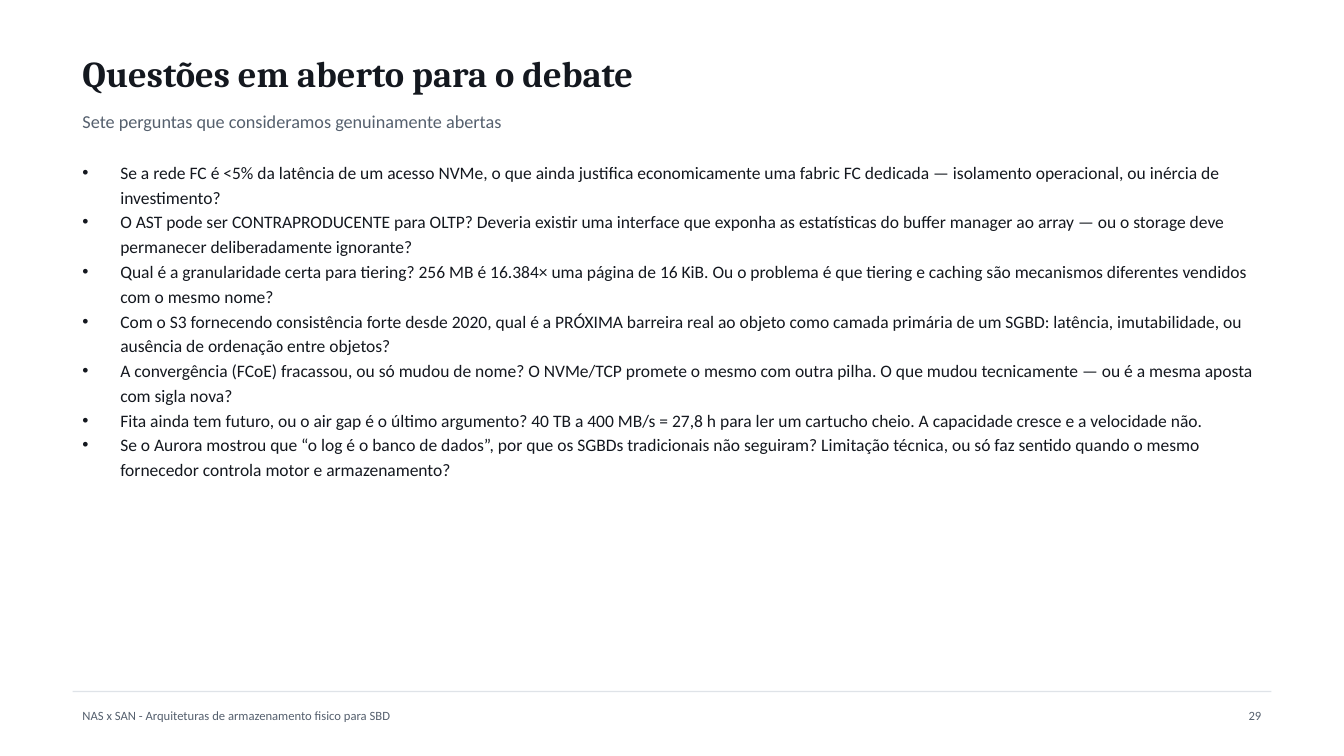
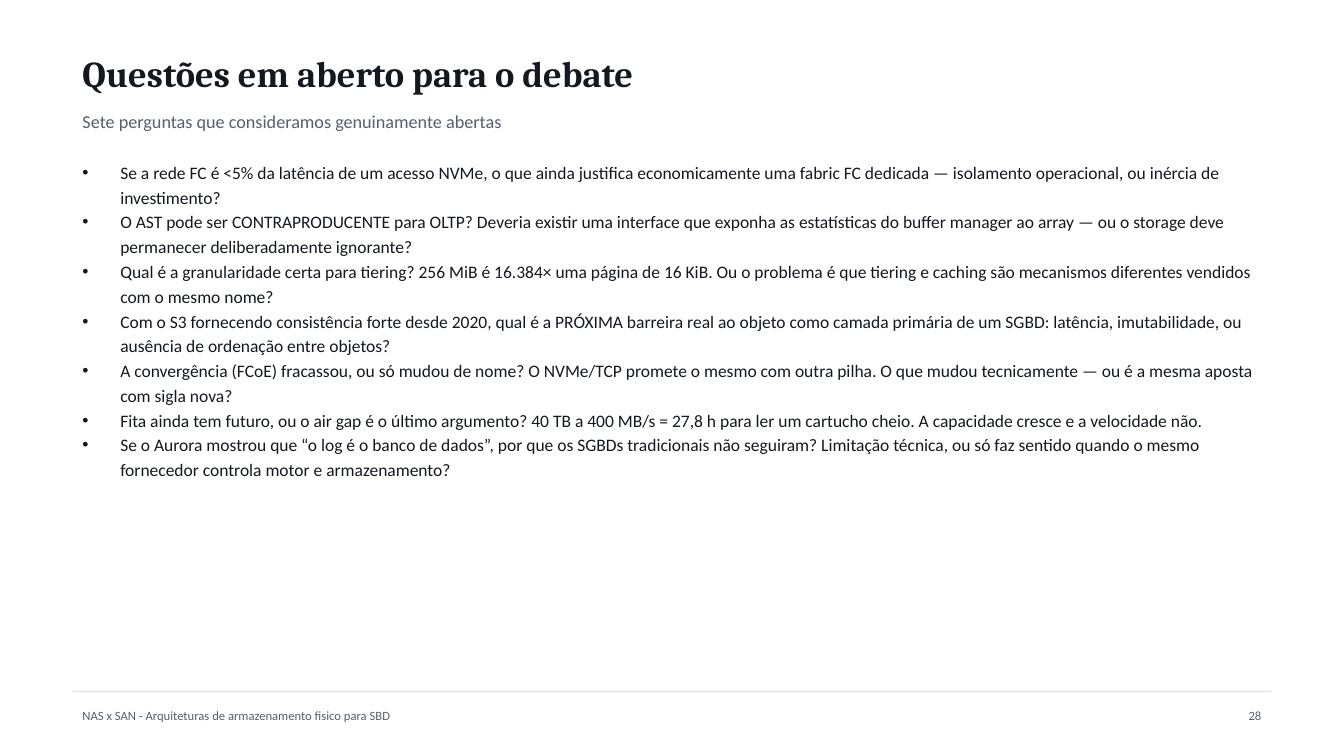
Before and after one commit to guilherme-hu/Trabalho-CBD, a slide deck: slide 29 of NAS, SAN e AST/Slides_NAS_SAN_Armazenamento_SBD.pptx (slide 30 before the commit). Drawn at 1344x756 pixels with LibreOffice and Linux fonts; fonts in the diff are those of the drawing. Boxes give left, top, right and bottom in pixels: in the first picture for what was removed or moved away, otherwise in the second. Text is boxed around its words. In the diff, an @@ line names an element or a change of style, - is before the commit and + after.

```diff
--- a/NAS, SAN e AST/Slides_NAS_SAN_Armazenamento_SBD.pptx
+++ b/NAS, SAN e AST/Slides_NAS_SAN_Armazenamento_SBD.pptx
@@ text at (120, 266, 1251, 303): text changed @@
-• Qual é a granularidade certa para tiering? 256 MB é 16.384× uma página de 16 KiB. Ou o problema é que tiering e caching são mecanismos diferentes vendidos com o mesmo nome?
+• Qual é a granularidade certa para tiering? 256 MiB é 16.384× uma página de 16 KiB. Ou o problema é que tiering e caching são mecanismos diferentes vendidos com o mesmo nome?
@@ text at (1249, 711, 1262, 720): text changed @@
-29
+28
```
Also in this commit, not shown: 14 other slides changed, 1 slide removed, 19 other files.
